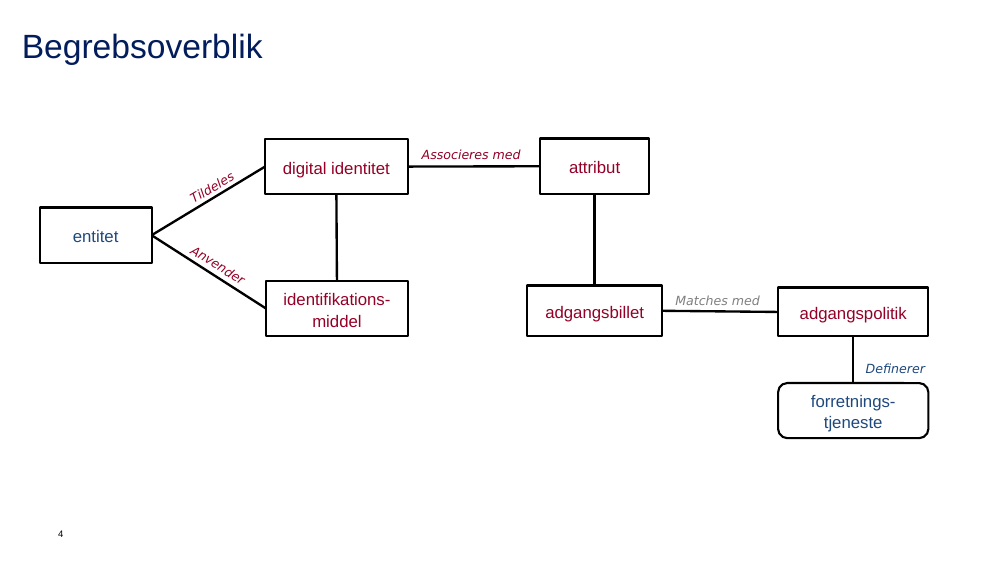
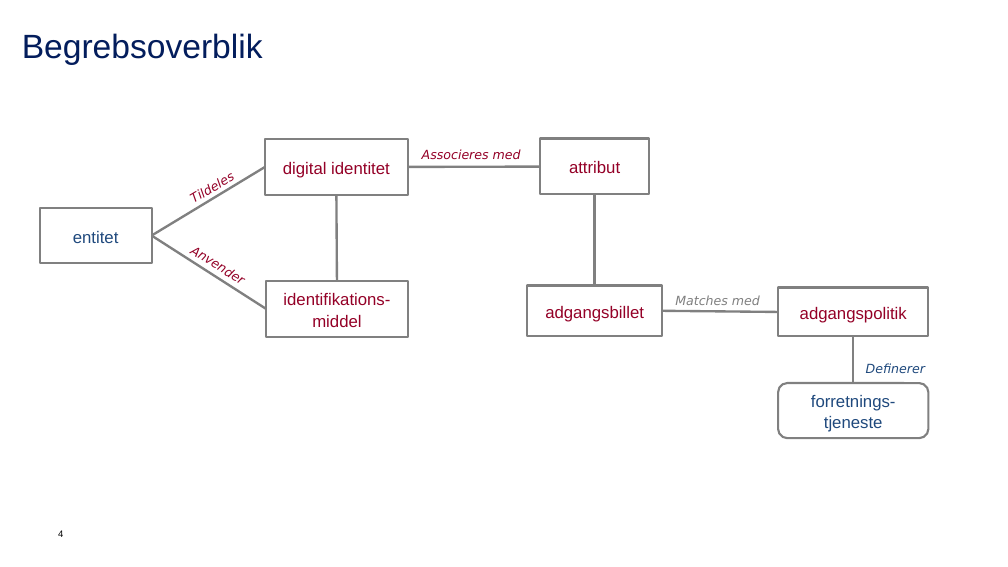
Before and after one commit to digst/trust, a slide deck: slide 4 of Figurer.pptx. Drawn at 1008x567 pixels with LibreOffice and Linux fonts; fonts in the diff are those of the drawing; background and template pictures are left out. Boxes give left, top, right and bottom in pixels: in the first picture for what was removed or moved away, otherwise in the second. Text is boxed around its words. In the diff, an @@ line names an element or a change of style, - is before the commit and + after.

```diff
--- a/Figurer.pptx
+++ b/Figurer.pptx
@@ line (152, 236) - (265, 167): stroke #000000 2.25 pt to #808080 2.25 pt @@
@@ line (408, 167) - (541, 166): stroke #000000 2.25 pt to #808080 2.25 pt @@
@@ outline #000000 2 pt to #808080 2 pt in 7 elements at (x1=265, y1=139, x2=408, y2=195), (x1=541, y1=138, x2=649, y2=194), (x1=527, y1=286, x2=662, y2=337), (x1=266, y1=281, x2=408, y2=337), (x1=778, y1=383, x2=929, y2=439), (x1=778, y1=287, x2=929, y2=337), (x1=39, y1=208, x2=151, y2=264) @@
@@ line (337, 281) - (337, 195): stroke #000000 2.25 pt to #808080 2.25 pt @@
@@ line (595, 194) - (595, 286): stroke #000000 2.25 pt to #808080 2.25 pt @@
@@ line (152, 236) - (266, 309): stroke #000000 2.25 pt to #808080 2.25 pt @@
@@ line (662, 311) - (778, 312): stroke #000000 2.25 pt to #808080 2.25 pt @@
@@ line (854, 337) - (854, 383): stroke #000000 2.25 pt to #808080 2.25 pt @@
```
Also in this commit, not shown: 2 other slides changed, 6 other files.
